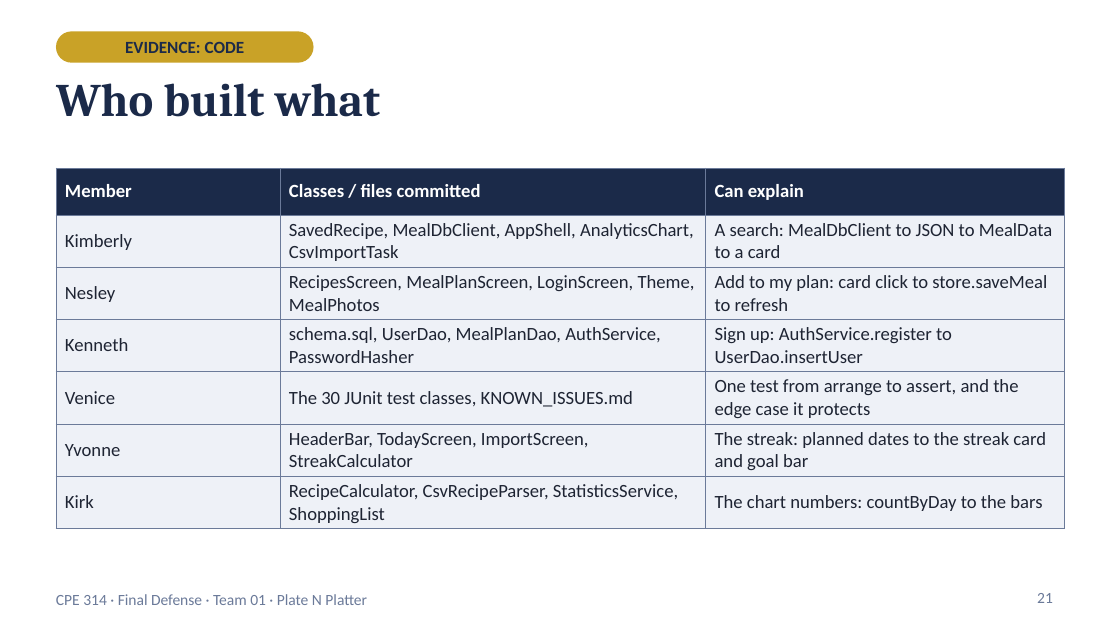
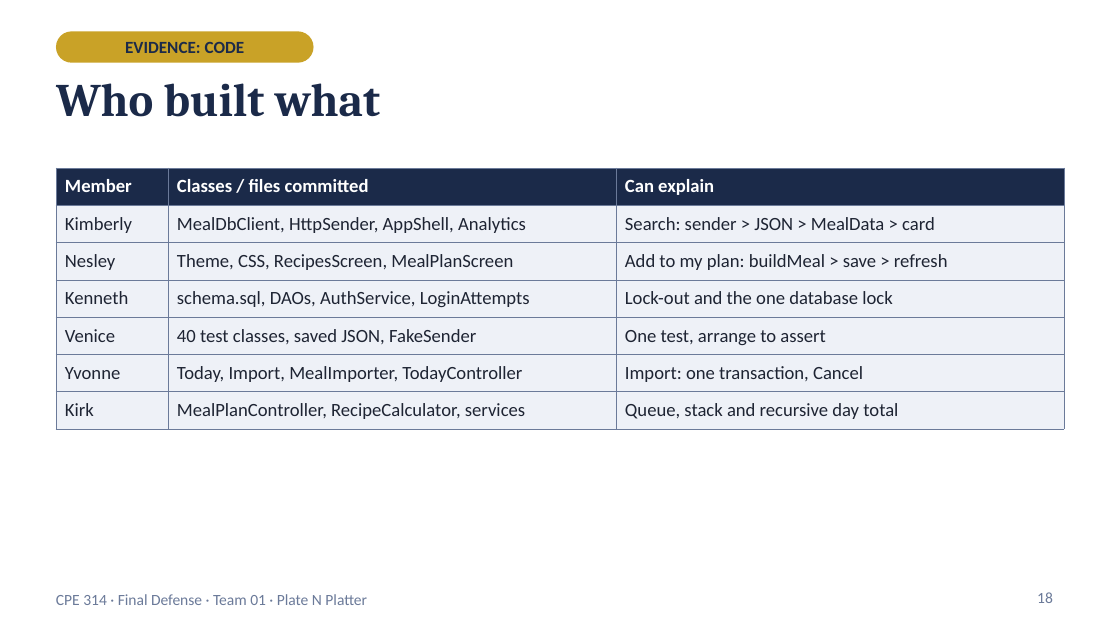
Before and after one commit to Kimonooo/cpe314-69167-capstoneteam-Meal_plannerGroup1, a slide deck: slide 18 of docs/PlateNPlatter_Final_Defense.pptx (slide 21 before the commit). Drawn at 1120x630 pixels with LibreOffice and Linux fonts; fonts in the diff are those of the drawing. Boxes give left, top, right and bottom in pixels: in the first picture for what was removed or moved away, otherwise in the second. Text is boxed around its words. In the diff, an @@ line names an element or a change of style, - is before the commit and + after.

Commit message:
docs: run instructions, package map, requirement map and known issues for the final version; updated defense deck; remove the instructor checklists from docs

```diff
--- a/docs/PlateNPlatter_Final_Defense.pptx
+++ b/docs/PlateNPlatter_Final_Defense.pptx
@@ table at [56,168,1064,429] @@
-row 2, column 2: SavedRecipe, MealDbClient, AppShell, AnalyticsChart, CsvImportTask
+row 2, column 2: MealDbClient, HttpSender, AppShell, Analytics
-row 2, column 3: A search: MealDbClient to JSON to MealData to a card
+row 2, column 3: Search: sender > JSON > MealData > card
-row 3, column 2: RecipesScreen, MealPlanScreen, LoginScreen, Theme, MealPhotos
+row 3, column 2: Theme, CSS, RecipesScreen, MealPlanScreen
-row 3, column 3: Add to my plan: card click to store.saveMeal to refresh
+row 3, column 3: Add to my plan: buildMeal > save > refresh
-row 4, column 2: schema.sql, UserDao, MealPlanDao, AuthService, PasswordHasher
+row 4, column 2: schema.sql, DAOs, AuthService, LoginAttempts
-row 4, column 3: Sign up: AuthService.register to UserDao.insertUser
+row 4, column 3: Lock-out and the one database lock
-row 5, column 2: The 30 JUnit test classes, KNOWN_ISSUES.md
+row 5, column 2: 40 test classes, saved JSON, FakeSender
-row 5, column 3: One test from arrange to assert, and the edge case it protects
+row 5, column 3: One test, arrange to assert
-row 6, column 2: HeaderBar, TodayScreen, ImportScreen, StreakCalculator
+row 6, column 2: Today, Import, MealImporter, TodayController
-row 6, column 3: The streak: planned dates to the streak card and goal bar
+row 6, column 3: Import: one transaction, Cancel
-row 7, column 2: RecipeCalculator, CsvRecipeParser, StatisticsService, ShoppingList
+row 7, column 2: MealPlanController, RecipeCalculator, services
-row 7, column 3: The chart numbers: countByDay to the bars
+row 7, column 3: Queue, stack and recursive day total
@@ page number at [1037,592,1053,603]: text changed @@
-21
+18
```
Also in this commit, not shown: 17 other slides changed, 3 slides removed, 4 other files.
